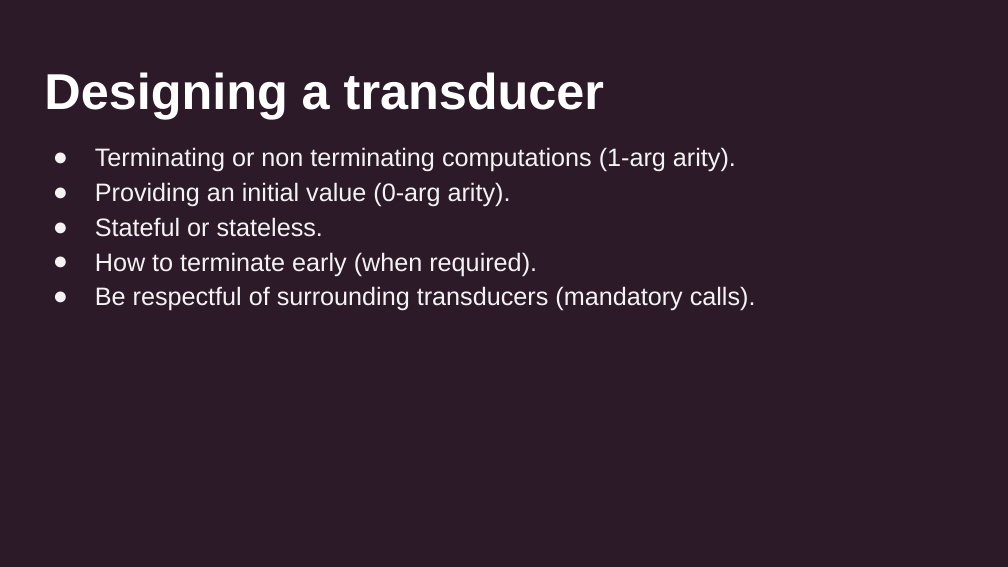
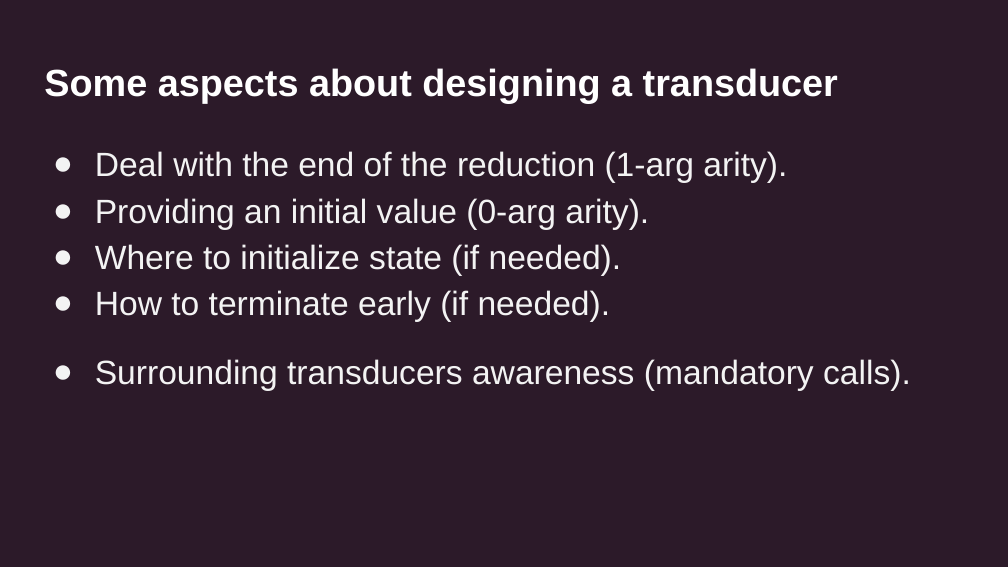
Before and after one commit to uswitch/transducers-workshop, a slide deck: slide 11 of slides/02-xducers-internals.pptx. Drawn at 1008x567 pixels with LibreOffice and Linux fonts; fonts in the diff are those of the drawing. Boxes give left, top, right and bottom in pixels: in the first picture for what was removed or moved away, otherwise in the second. Text is boxed around its words. In the diff, an @@ line names an element or a change of style, - is before the commit and + after.

```diff
--- a/slides/02-xducers-internals.pptx
+++ b/slides/02-xducers-internals.pptx
@@ title at (44,68,838,104): text changed; size 36 to 27 pt @@
-Designing a transducer
+Some aspects about designing a transducer
@@ text at (95,151,787,183): text changed; size 18 to 24 pt @@
-● Terminating or non terminating computations (1-arg arity).
+● Deal with the end of the reduction (1-arg arity).
@@ text at (95,198,649,230): size 18 to 24 pt in "Providing an initial value (0-arg arity)." @@
@@ text at (95,244,911,391): text changed; size 18 to 24 pt @@
-● Stateful or stateless.
-● How to terminate early (when required).
-● Be respectful of surrounding transducers (mandatory calls).
+● Where to initialize state (if needed).
+● How to terminate early (if needed).
+● Surrounding transducers awareness (mandatory calls).
```
Also in this commit, not shown: 12 other slides changed, 8 other files.
